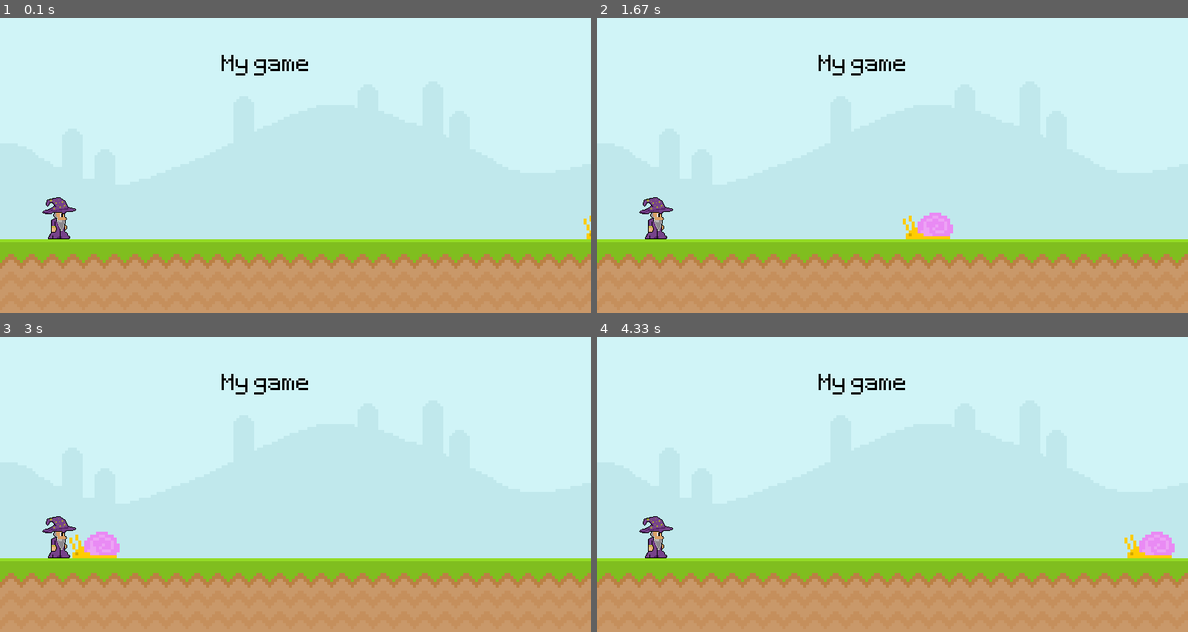
Above: before the commit, frames 1-4 (two rows, left to right).
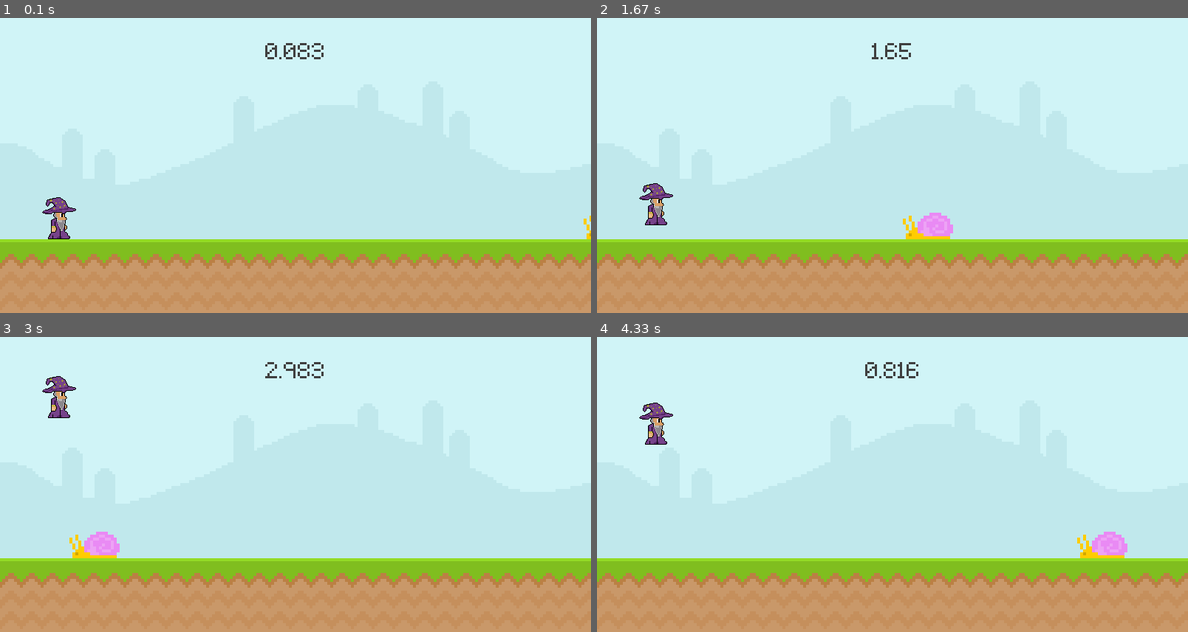
Above: after the commit, the same moments.

Repository: Matt-2112/pygame
Game: pygame game, started from main.py
Two runs of this game, one before a commit and one after it. Both use one fixed random seed, a clock stepped at 60 frames per second and the inputs below.
Inputs (mouse positions are in pixels of both pictures, inside the frame that each line leads up to):
- Up to frame 1 (0.1 s): no input
- Up to frame 2 (1.67 s): press the mouse at (656, 215) at 0.37 s; move the mouse to (679, 168) at 0.47 s; release the mouse at (709, 121) at 0.6 s; tap Space at 0.67 s; press the mouse at (656, 215) at 1.03 s; move the mouse to (803, 189) at 1.13 s; release the mouse at (957, 165) at 1.27 s
- Up to frame 3 (3 s): press the mouse at (59, 534) at 1.87 s; move the mouse to (171, 564) at 1.97 s; release the mouse at (283, 590) at 2.1 s; tap Space at 2.67 s
- Up to frame 4 (4.33 s): hold Space 3-3.47 s; tap Space at 3.5 s; press the mouse at (656, 534) at 3.87 s; move the mouse to (857, 472) at 3.97 s; release the mouse at (1057, 413) at 4.1 s

The runs differ from the first frame. In frame 1, 0.5% of the frame differs, in the area x 37-55%, y 8-20%; in frame 2, 1.0%; in frame 3, 1.3%; in frame 4, 2.4%, in the area x 7-98%, y 8-75%.

Commit message:
game plays

Diff:
--- a/main.py
+++ b/main.py
@@ -1,5 +1,11 @@
 import pygame
 from sys import exit
+
+def display_score():
+    current_time = (pygame.time.get_ticks() - start_time) / 1000
+    score_surface = test_font.render(str(current_time), False, (64,64,64))
+    score_rect = score_surface.get_rect(center = (400,50))
+    screen.blit(score_surface,score_rect)
 
 pygame.init()
 screen = pygame.display.set_mode((800, 400))
@@ -7,36 +13,75 @@
 pygame.display.set_caption('Runner')
 clock = pygame.time.Clock()
 test_font = pygame.font.Font('graphics/fonts/Pixeltype.ttf', 50)
+game_active = True
+start_time = 0
 
 sky_surface = pygame.image.load('graphics/Sky.png').convert()
 ground_surface = pygame.image.load('graphics/ground.png').convert()
+
 #(text content, smoothing, color)
-text_surface = test_font.render('My game', False, 'Black')
+text_surface = test_font.render('My game', False, (64,64,64))
+text_rect = text_surface.get_rect(center = (400, 50))
 
 snail_surface = pygame.image.load('graphics/snail1.png').convert_alpha()
 snail_rectangle = snail_surface.get_rect(midbottom = (850, 300))
 
 player_surface = pygame.image.load('graphics/wizard_right.png').convert_alpha()
 player_rectangle = player_surface.get_rect(midbottom = (80, 300))
+player_gravity = 0
 
 while True:
     for event in pygame.event.get():
         if event.type == pygame.QUIT:
             pygame.quit()
             exit()
+        if game_active:
+            if event.type == pygame.MOUSEBUTTONDOWN:
+                if player_rectangle.collidepoint(event.pos):
+                    if player_rectangle.bottom >= 300:
+                        player_gravity = -20
+            if event.type == pygame.KEYDOWN:
+                if event.key == pygame.K_SPACE:
+                    if player_rectangle.bottom >= 300:
+                        player_gravity = -20
+        else:
+            if event.type == pygame.KEYDOWN:
+                if event.key == pygame.K_SPACE:
+                    game_active = True
+                    start_time = pygame.time.get_ticks()
+    if game_active:
+        screen.blit(sky_surface,(0, 0))
+        screen.blit(ground_surface,(0, 300))
+        display_score()
+        # pygame.draw.rect(screen, '#c0e8ec', text_rect, 6)
+        # pygame.draw.rect(screen, '#c0e8ec', text_rect)
+        # pygame.draw.line(screen, 'Pink', (0, 0), pygame.mouse.get_pos())
+        # screen.blit(text_surface,text_rect)
+        snail_rectangle.left -= 4
+        if snail_rectangle.left <= -90: snail_rectangle.left = 850
+        screen.blit(snail_surface, snail_rectangle)
 
-    screen.blit(sky_surface,(0, 0))
-    screen.blit(ground_surface,(0, 300))
-    screen.blit(text_surface,(300, 50))
-    snail_rectangle.left -= 4
-    if snail_rectangle.left <= -90: snail_rectangle.left = 850
-    screen.blit(snail_surface, snail_rectangle)
-    screen.blit(player_surface, player_rectangle)
+        # player
+        player_gravity += 1
+        player_rectangle.y += player_gravity
+        if player_rectangle.bottom >= 300: player_rectangle.bottom = 300
+        screen.blit(player_surface, player_rectangle)
 
-    if player_rectangle.colliderect(snail_rectangle):
-        print('collision')
+        # collision
+        if snail_rectangle.colliderect(player_rectangle):
+            game_active = False
+            snail_rectangle.left = 850
 
+        #returns object containing all buttons and theit current state
+        #keys = pygame.key.get_pressed()
+        #if keys[pygame.K_SPACE]:
+            #print('jump')
 
+        #mouse_pos = pygame.mouse.get_pos()
+        #if player_rectangle.collidepoint(mouse_pos):
+            #print(pygame.mouse.get_pressed())
+    else:
+        screen.fill('Red')
 
     pygame.display.update()
     clock.tick(60)
